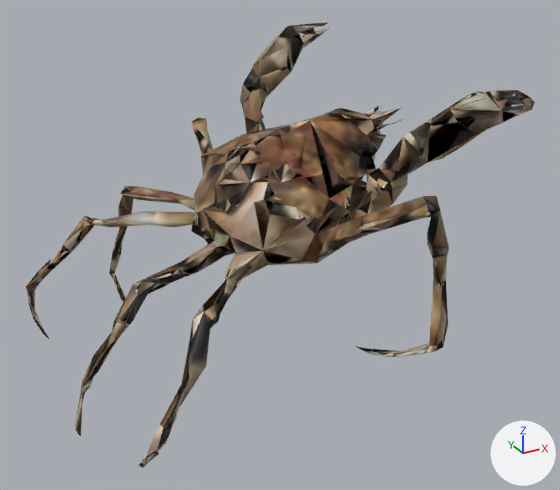
The glTF model public/models/scan_crab_decorator.glb: old version first, new version second.
Rendered twice from a camera (50 mm lens) standing at (-0.0819, -0.1703, 0.1159) and looking at (0.0074, -0.0079, 0.0347). Every picture has the same lights, and +X, +Y and +Z are marked at lower right. The picture after the commit comes second. Vertices at exactly the same position are counted once.

The scene before the commit, as lines of its bpy script (objects in view):
```python
me_object_1_001 = bpy.data.meshes.new('Object_1.001')
me_object_1_001.from_pydata(...)  # 2030 vertices, 5277 faces; spans x -0.0549..0.0543, y -0.0599..0.0595, z 0.0..0.083
me_object_1_001.materials.append(mat_crab_decorator_mat)
ob_scan_crab_decorator = bpy.data.objects.new('scan_crab_decorator', me_object_1_001)
ob_scan_crab_decorator.location = (0.0, 0.0, 0.0)
```
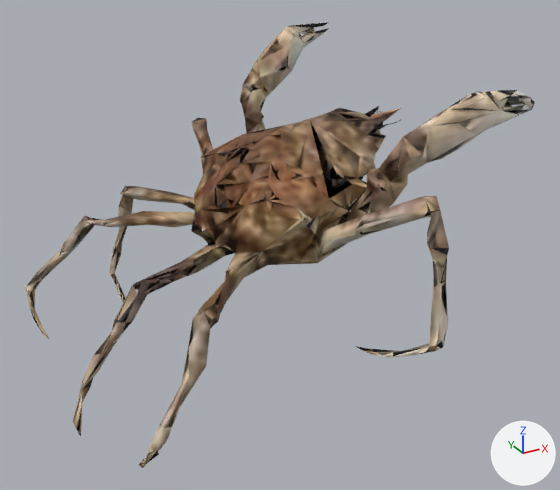
What differs and where, as boxes (x1, y1, x2, y2) in the pictures (560 x 490 px; the box of a moved part takes in the faces that stretch with it):
part 1 of me_object_1_001, moved or reshaped
    before: (75, 386, 91, 436)
    after: (73, 384, 91, 431)
part 2 of me_object_1_001, moved or reshaped
    before: (203, 182, 362, 312)
    after: (206, 182, 362, 312)
part 3 of me_object_1_001, moved or reshaped
    before: (98, 221, 127, 227)
    after: (98, 221, 123, 227)
part 4 of me_object_1_001, surface changed
    both: (26, 22, 535, 468)

The change, as a list of edits to the scene's bpy script:
```text
Change me_object_1_001:
    used by ob_scan_crab_decorator; location = (0.0, 0.0, 0.0)
    remove me_object_1_001.from_pydata(...)  # 2030 vertices, 5277 faces; spans x -0.0549..0.0543, y -0.0599..0.0595, z 0.0..0.083
    add me_object_1_001.from_pydata(...)  # 2018 vertices, 5253 faces; spans x -0.0551..0.0543, y -0.0599..0.0595, z 0.0..0.083
    me_object_1_001 part 1
    2 vertices are removed from x -0.0548..-0.0521, y -0.0324..-0.0319, z 0.0145..0.0234
    12 faces are deleted
    1 vertex is added at (-0.0551, -0.0315, 0.0167)
    10 new faces join them
    me_object_1_001 part 2
    17 vertices are removed from x -0.0204..0.035, y -0.036..-0.0036, z 0.0369..0.0594
    140 faces are deleted
    8 vertices are added at x -0.0148..0.0339, y -0.0293..-0.0029, z 0.0371..0.0588
    122 new faces join them
    me_object_1_001 part 3
    2 vertices are removed from x -0.0277..-0.0256, y 0.023..0.0249, z 0.0351..0.0355
    11 faces are deleted
    1 vertex is added at (-0.0268, 0.024, 0.0354)
    9 new faces join them
    me_object_1_001 part 4: 5014 kept faces spanning x -0.0549..0.0543, y -0.0599..0.0595, z 0.0..0.083 get new texture (UV) coordinates
    other edits to the shape of me_object_1_001 do not show in these pictures
```
